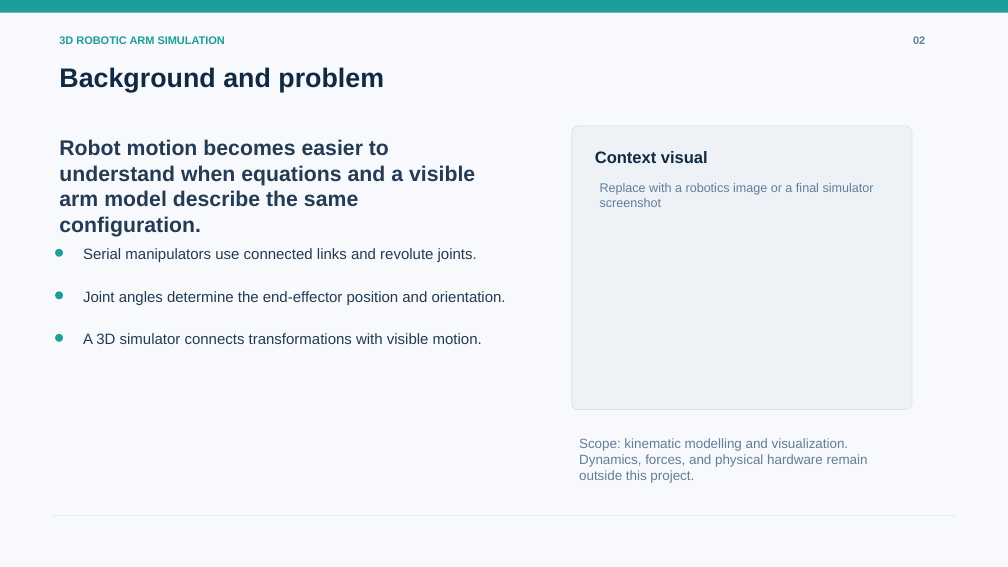
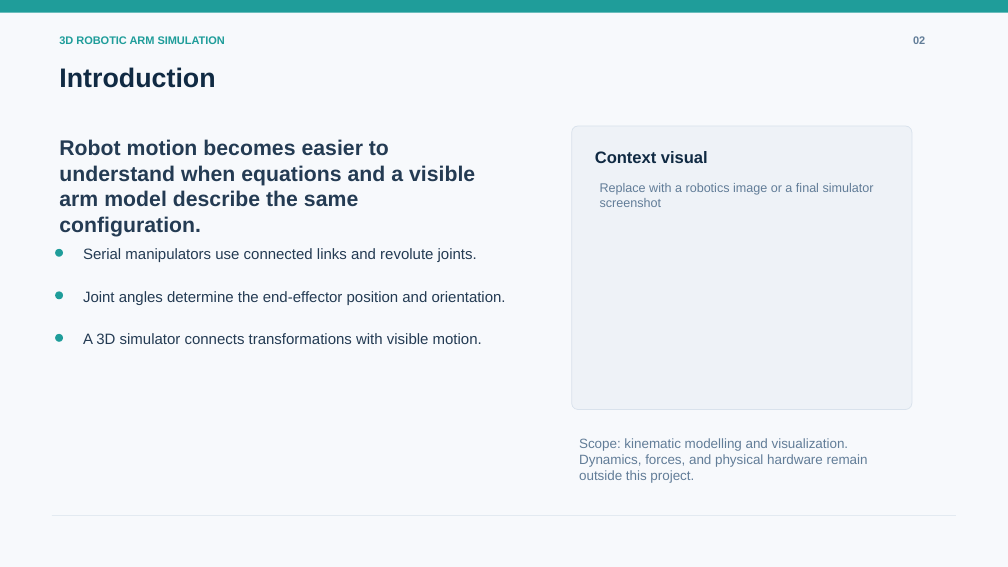
Before and after one commit to shubham01651/Robotic-arm-simulation, a slide deck: slide 2 of presentation/3d_robotic_arm_simulation.pptx. Drawn at 1008x567 pixels with LibreOffice and Linux fonts; fonts in the diff are those of the drawing. Boxes give left, top, right and bottom in pixels: in the first picture for what was removed or moved away, otherwise in the second. Text is boxed around its words. In the diff, an @@ line names an element or a change of style, - is before the commit and + after.

```diff
--- a/presentation/3d_robotic_arm_simulation.pptx
+++ b/presentation/3d_robotic_arm_simulation.pptx
@@ text at (59, 67, 215, 88): text changed @@
-Background and problem
+Introduction
```
Also in this commit, not shown: 8 other slides changed, 1 slide added.
